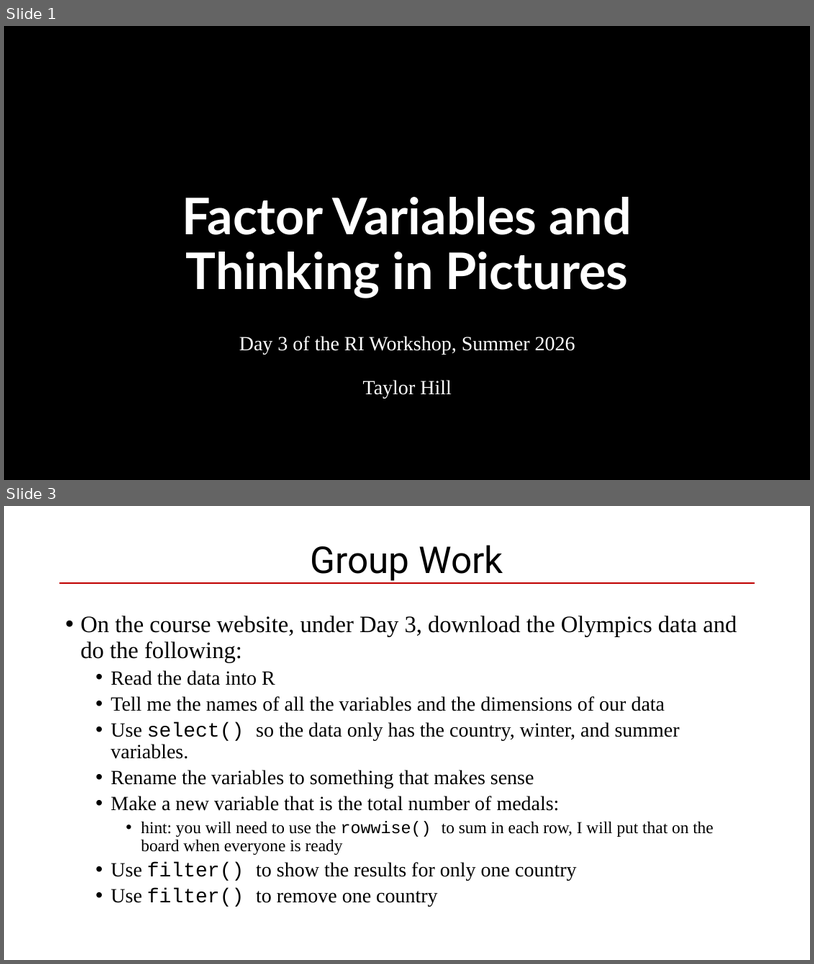
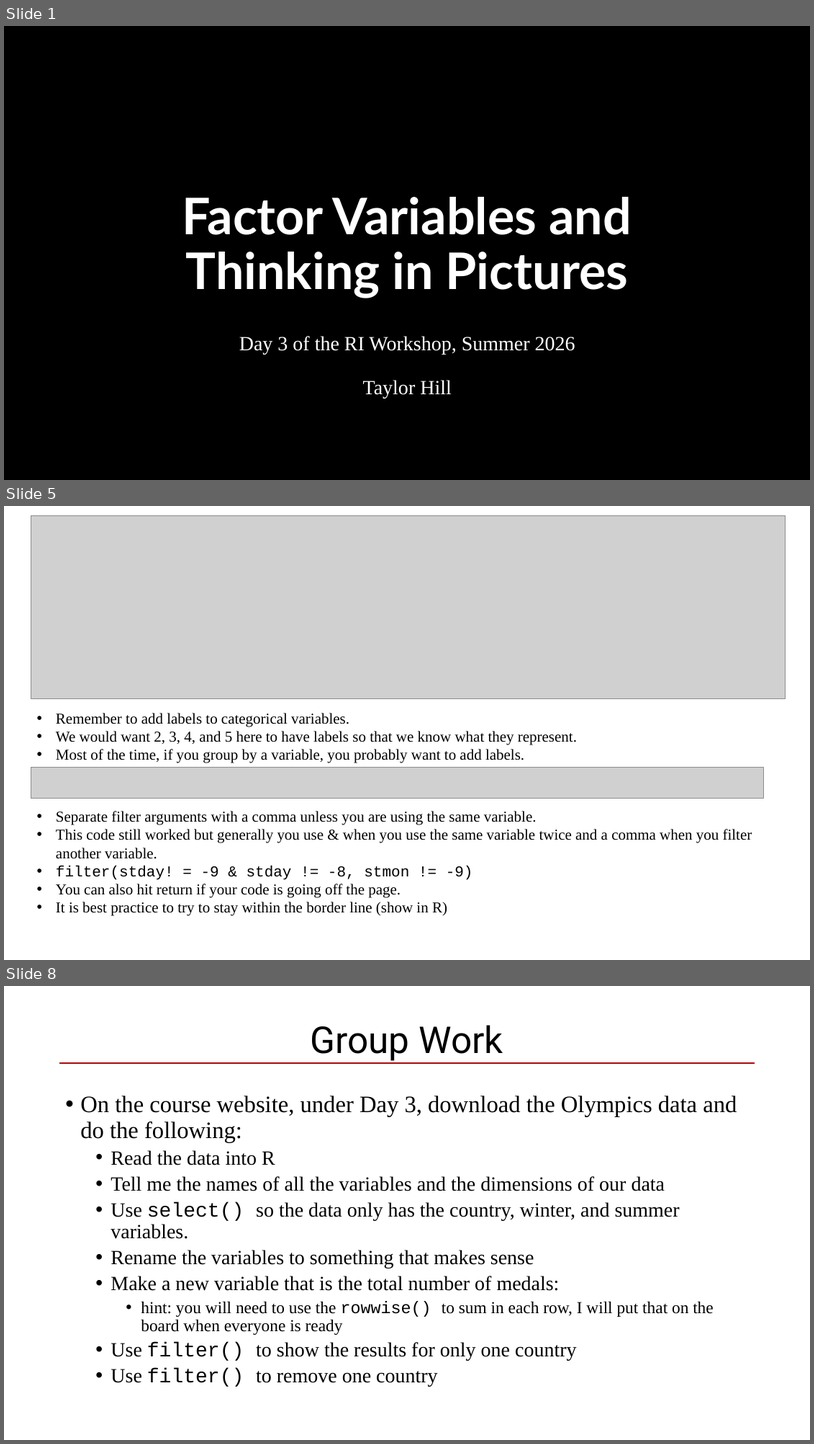
Before and after one commit to taylor-hill23/summer-ri-workshop-quarto, a slide deck: materials/class-slide-day3-powerpoint.pptx. Shown one above the other, each under a label of ours: slides 1 and 3 before the commit, slides 1, 5 and 8 after it; the slides between them are not shown. The pictures are 814x964 and 814x1444 pixels, drawn with LibreOffice and Linux fonts; fonts in the diff are those of the drawing; grey boxes stand for pictures; background and template pictures are left out. Boxes give left, top, right and bottom in pixels: in the first picture for what was removed or moved away, otherwise in the second. Text is boxed around its words. In the diff, an @@ line names an element or a change of style, - is before the commit and + after.

```diff
--- a/materials/class-slide-day3-powerpoint.pptx
+++ b/materials/class-slide-day3-powerpoint.pptx
@@ slide 5 added at <box>4,506,810,960</box>, background #FFFFFF @@
@@ picture added at <box>31,515,786,699</box> @@
@@ text added at <box>56,713,577,763</box>, 18 pt, text #000000 @@
+• Remember to add labels to categorical variables.
+• We would want 2, 3, 4, and 5 here to have labels so that we know what they represent.
+• Most of the time, if you group by a variable, you probably want to add labels.
@@ picture added at <box>31,767,764,798</box> @@
@@ text added at <box>56,811,753,916</box>, 18 pt, text #000000 @@
+• Separate filter arguments with a comma unless you are using the same variable.
+• This code still worked but generally you use & when you use the same variable twice and a comma when you filter another variable.
+• filter(stday! = -9 & stday != -8, stmon != -9)
+• You can also hit return if your code is going off the page.
+• It is best practice to try to stay within the border line (show in R)
@@ what was slide 3 is now slide 8 @@
```
Also in this commit, not shown: 4 slides changed, 6 other slides added.
